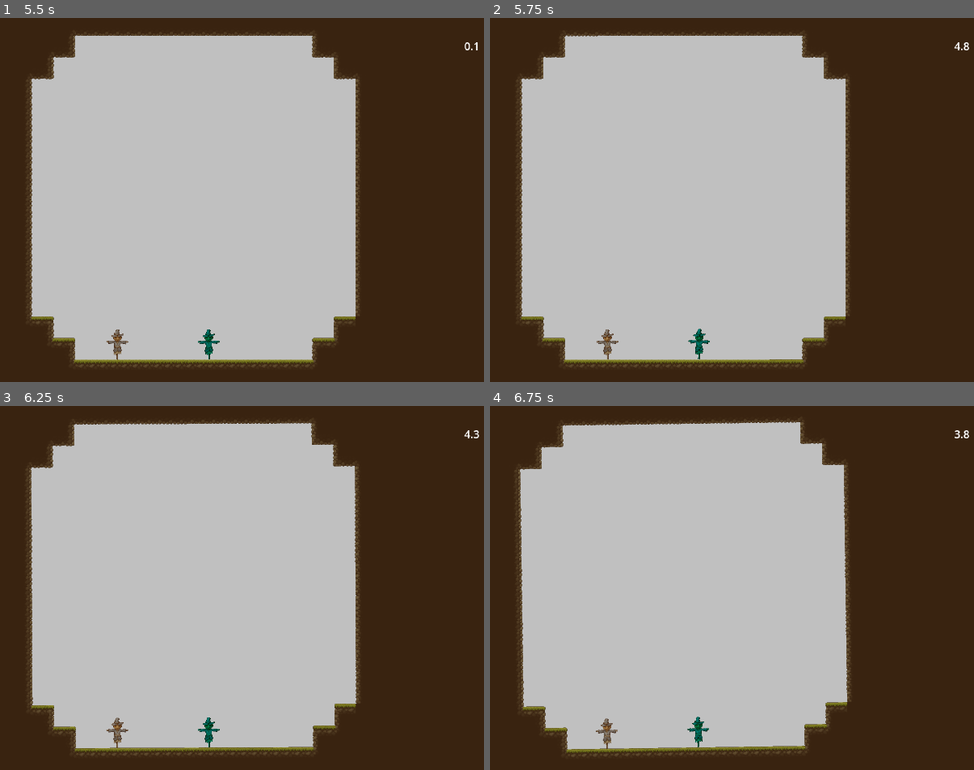
Above: before the commit, frames 1-4 (two rows, left to right).
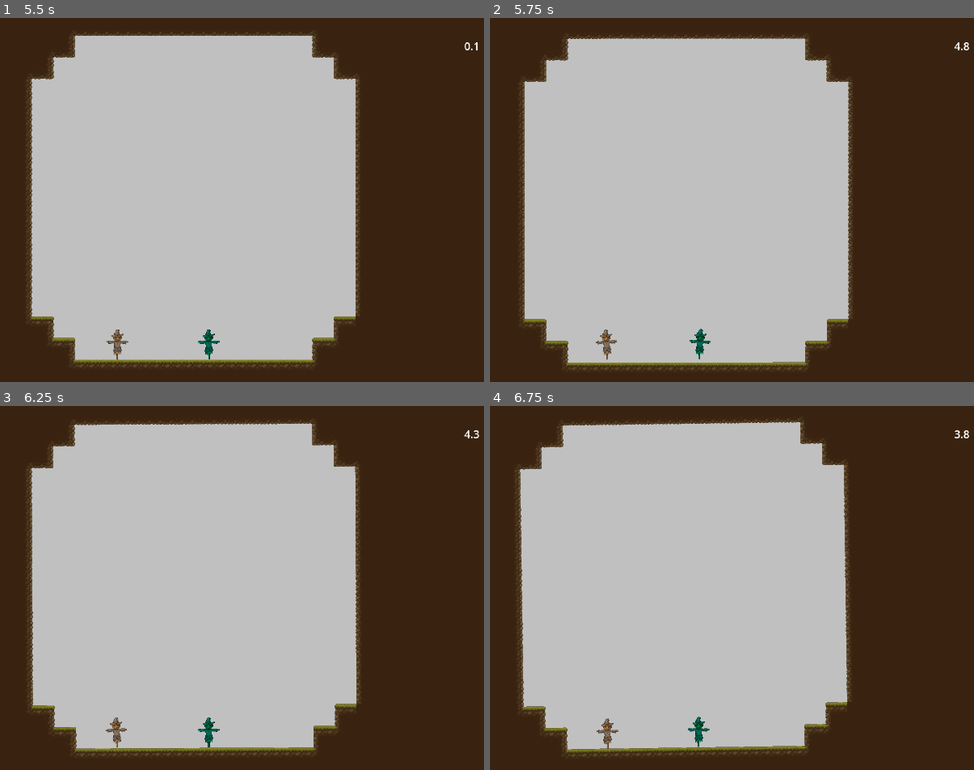
Above: after the commit, the same moments.

Repository: adudewithapc/piktiv-autumn-game-jam-2024
Game: Godot game, scene res://Scenes/Menu.tscn
Same seed, same stepped clock (60 frames per second), same inputs: the game is played once before the commit and once after it. Sound files missing from this copy of the repository are replaced by a short silence.
Inputs:
- Up to frame 1 (5.5 s): click "Play" at 0.5 s; tap Enter (ui_accept) at 1.25, 1.52, 2, 2.27, 3.77, 4.52, 5, 5.27 s
- Up to frame 2 (5.75 s): no input
- Up to frame 3 (6.25 s): no input
- Up to frame 4 (6.75 s): no input

Frame 1 is identical in both runs. In frame 2, 3.7% of the frame differs, in the area x 5-75%, y 3-97%; in frame 3, 0.9%; in frame 4, 0.1%.
Error before the commit: Parse Error: Identifier "Events" not declared in the current scope. (res://Props/Bomb.gd:7)

Commit message:
Update project.godot

Diff:
--- a/project.godot
+++ b/project.godot
@@ -14,6 +14,10 @@
 run/main_scene="res://Scenes/Menu.tscn"
 config/features=PackedStringArray("4.3", "GL Compatibility")
 config/icon="res://icon.svg"
+
+[autoload]
+
+Events="*res://Scripts/Events.gd"
 
 [display]
 
